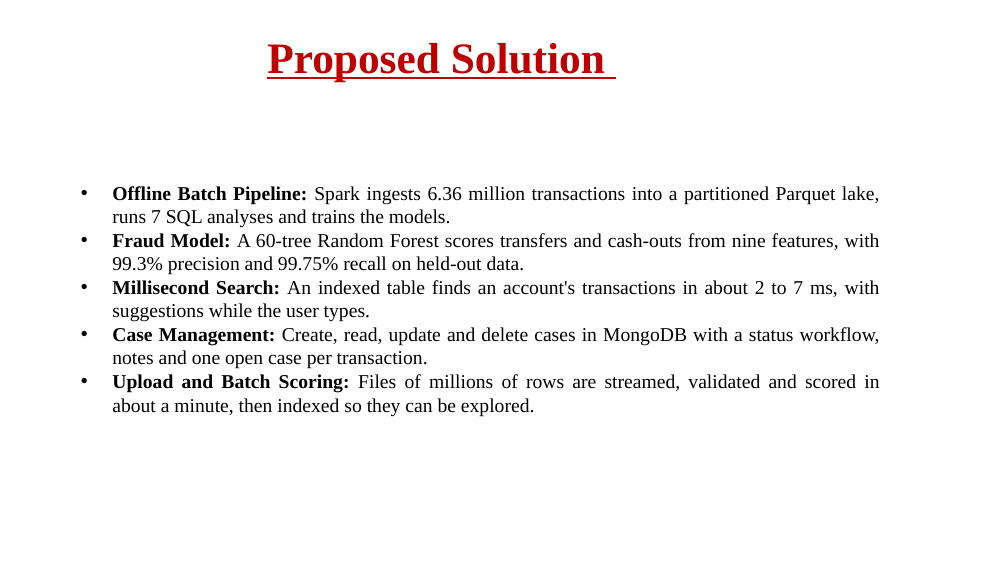
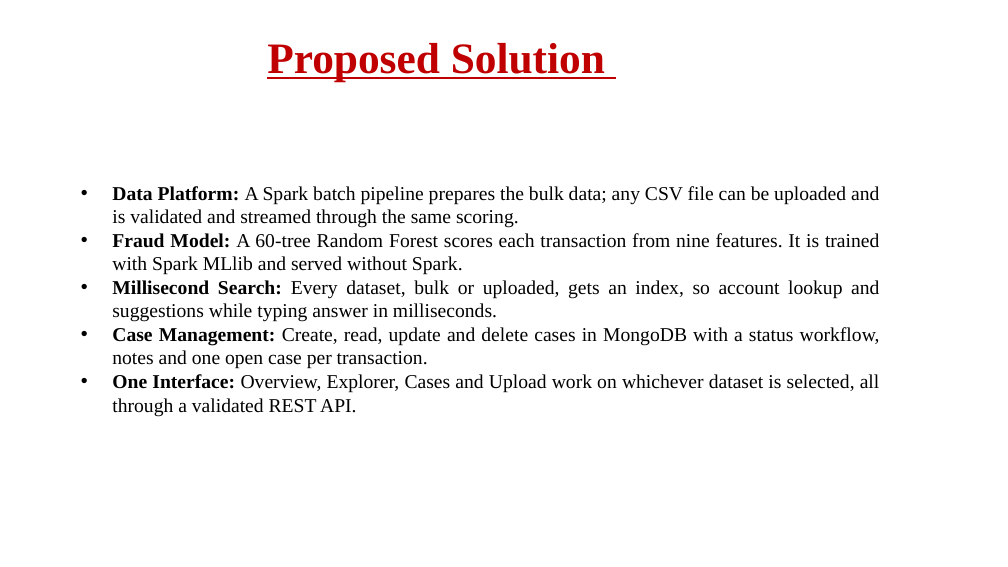
Before and after one commit to JayQuery-007/bank_transaction_analysis, a slide deck: slide 8 of docs/Mini_Project_Presentation.pptx. Drawn at 1008x567 pixels with LibreOffice and Linux fonts; fonts in the diff are those of the drawing; background and template pictures are left out. Boxes give left, top, right and bottom in pixels: in the first picture for what was removed or moved away, otherwise in the second. Text is boxed around its words. In the diff, an @@ line names an element or a change of style, - is before the commit and + after.

```diff
--- a/docs/Mini_Project_Presentation.pptx
+++ b/docs/Mini_Project_Presentation.pptx
@@ text at bbox=[112, 186, 879, 322]: text changed @@
-• Offline Batch Pipeline: Spark ingests 6.36 million transactions into a partitioned Parquet lake, runs 7 SQL analyses and trains the models.
-• Fraud Model: A 60-tree Random Forest scores transfers and cash-outs from nine features, with 99.3% precision and 99.75% recall on held-out data.
-• Millisecond Search: An indexed table finds an account's transactions in about 2 to 7 ms, with suggestions while the user types.
+• Data Platform: A Spark batch pipeline prepares the bulk data; any CSV file can be uploaded and is validated and streamed through the same scoring.
+• Fraud Model: A 60-tree Random Forest scores each transaction from nine features. It is trained with Spark MLlib and served without Spark.
+• Millisecond Search: Every dataset, bulk or uploaded, gets an index, so account lookup and suggestions while typing answer in milliseconds.
@@ text at bbox=[112, 374, 880, 417]: text changed @@
-• Upload and Batch Scoring: Files of millions of rows are streamed, validated and scored in about a minute, then indexed so they can be explored.
+• One Interface: Overview, Explorer, Cases and Upload work on whichever dataset is selected, all through a validated REST API.
```
Also in this commit, not shown: 7 other slides changed, 5 other files.
